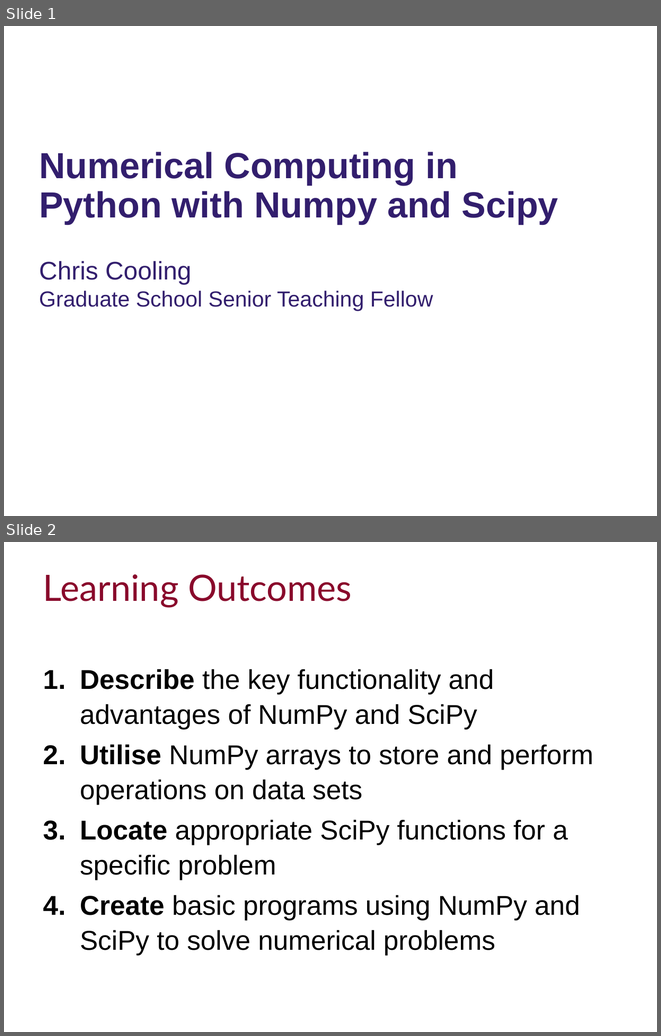
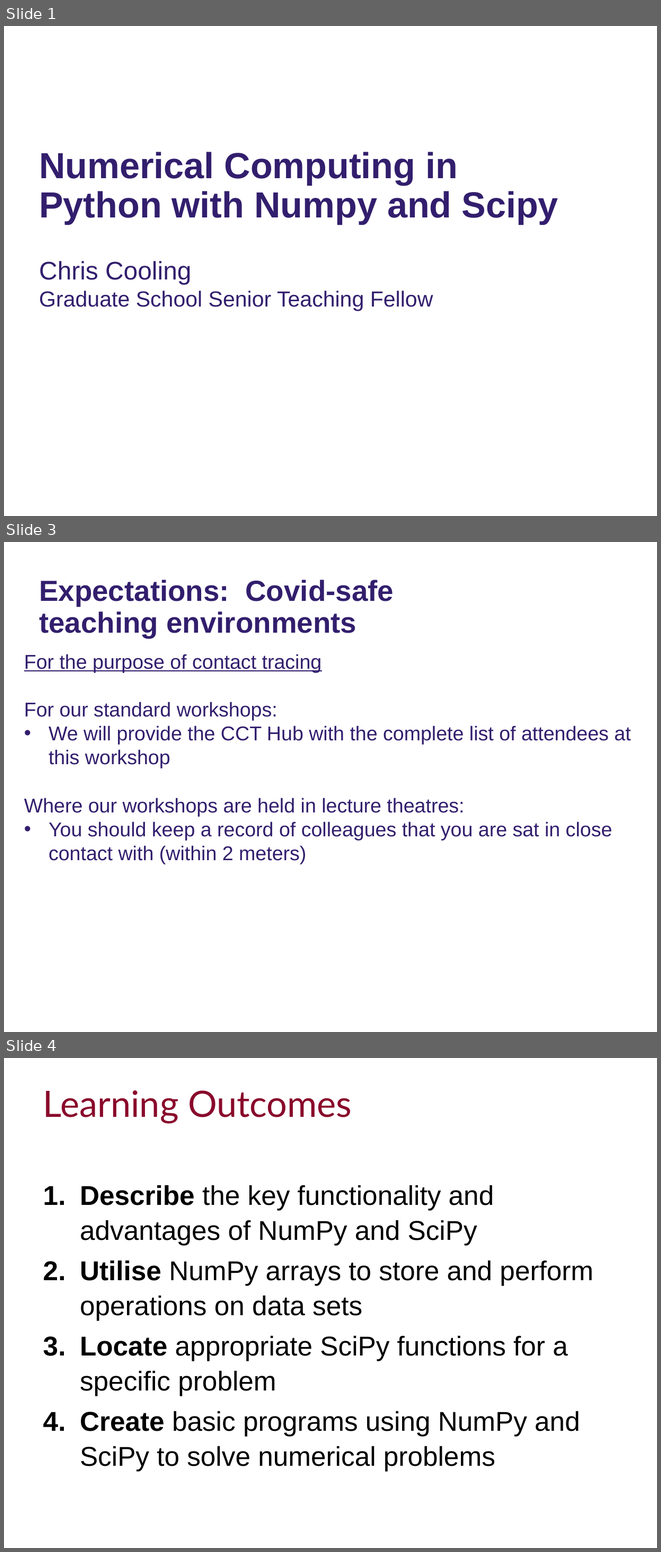
Before and after one commit to ImperialCollegeLondon/RCDS-numerical-computing-in-python-with-numpy-and-scipy, a slide deck: Numerical Computing Python Slides.pptx. Shown one above the other, each under a label of ours: slides 1 and 2 before the commit, slides 1, 3 and 4 after it; the slides between them are not shown. The pictures are 661x1036 and 661x1552 pixels, drawn with LibreOffice and Linux fonts; fonts in the diff are those of the drawing; background and template pictures are left out. Boxes give left, top, right and bottom in pixels: in the first picture for what was removed or moved away, otherwise in the second. Text is boxed around its words. In the diff, an @@ line names an element or a change of style, - is before the commit and + after.

Commit message:
Added Covid slides

```diff
--- a/Numerical Computing Python Slides.pptx
+++ b/Numerical Computing Python Slides.pptx
@@ slide 3 added at [4,542,657,1032], background #FFFFFF @@
@@ text added at [39,580,394,638], 32 pt, text #321E6D, bold @@
+Expectations: Covid-safe teaching environments
@@ subtitle added at [24,654,630,864], 22 pt, text #321E6D @@
+For the purpose of contact tracing
+For our standard workshops:
+• We will provide the CCT Hub with the complete list of attendees at this workshop
+Where our workshops are held in lecture theatres:
+• You should keep a record of colleagues that you are sat in close contact with (within 2 meters)
@@ what was slide 2 is now slide 4 @@
```
Also in this commit, not shown: 1 other slide added.
